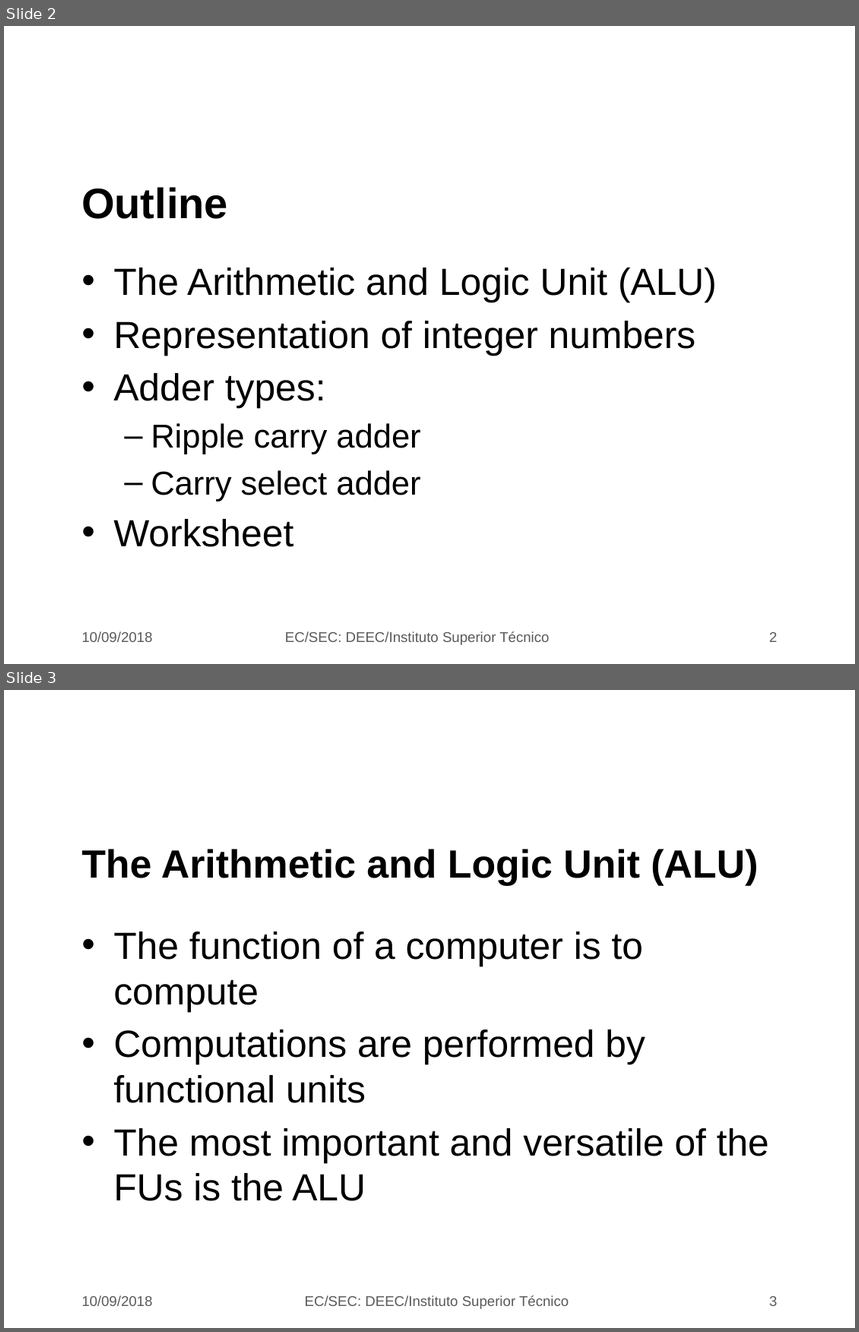
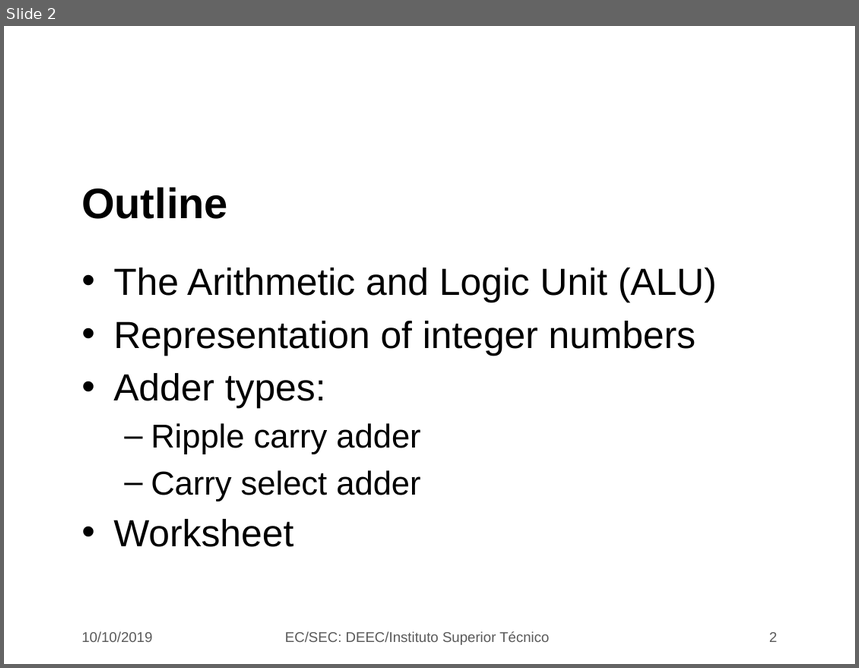
Before and after one commit to jjts/ist-sec, a slide deck: lectures/l7_adders_i/l7.odp. Shown one above the other, each under a label of ours: slides 2 and 3 before the commit, slide 2 after it. The pictures are 859x1332 and 859x668 pixels, drawn with LibreOffice and Linux fonts; fonts in the diff are those of the drawing; background and template pictures are left out. Boxes give left, top, right and bottom in pixels: in the first picture for what was removed or moved away, otherwise in the second. Text is boxed around its words. In the diff, an @@ line names an element or a change of style, - is before the commit and + after.

Commit message:
update lecture 7

```diff
--- a/lectures/l7_adders_i/l7.odp
+++ b/lectures/l7_adders_i/l7.odp
@@ slide 3 removed at box(4, 690, 855, 1328), background picture (left out) @@
@@ title removed at box(82, 849, 758, 886) @@
-The Arithmetic and Logic Unit (ALU)
@@ text removed at box(113, 932, 769, 1201) @@
-• The function of a computer is to compute
-• Computations are performed by functional units
-• The most important and versatile of the FUs is the ALU
@@ text removed at box(82, 1296, 152, 1306) @@
-10/09/2018
@@ text removed at box(305, 1296, 569, 1309) @@
-EC/SEC: DEEC/Instituto Superior Técnico
@@ page number removed at box(769, 1296, 777, 1306) @@
-3
@@ slide 2 changed as well @@
@@ text at box(82, 632, 152, 642): text changed @@
-10/09/2018
+10/10/2019
```
Also in this commit, not shown: 30 other slides changed, 1 slide added, 1 other slide removed.
